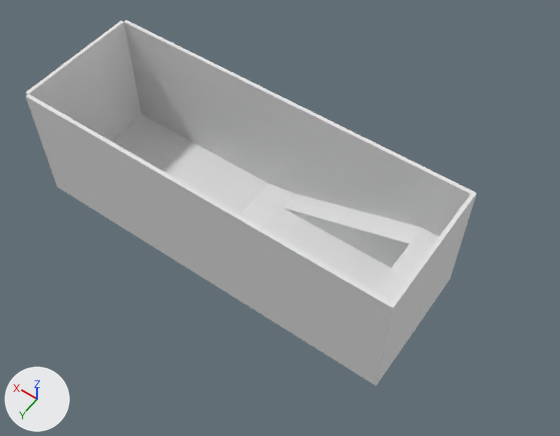
What one commit did to the glTF model resources/game/0_hall.gltf.
The view is the same before and after, from a camera (50 mm lens) standing at (-1765.0, 1498.0, 2647.0) and looking at (-673.0, -32.0, 243.0). The lights are fixed; the arrows at lower left show +X, +Y and +Z. Where no turn or scale is listed for an object, it has been applied to the vertices. Vertices at the same position are counted once.

In view in the first picture: 'entity0_brush0', 'entity0_brush1', 'entity0_brush2', 'entity0_brush3', 'entity0_brush4', 'entity0_brush5', 'entity0_brush6', 'entity0_brush7', 'entity0_brush9'.
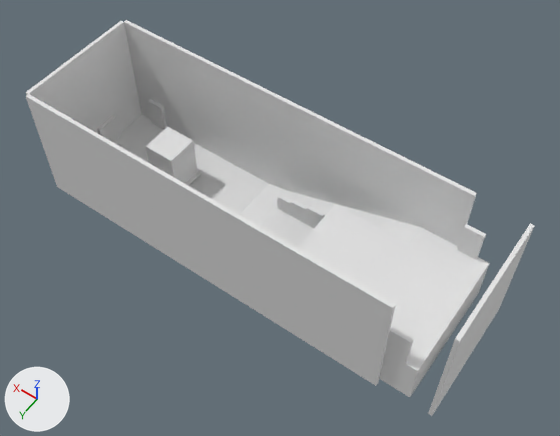
Pixel boxes (x1, y1, x2, y2) of what changed, in the pictures (560 x 436 px):
'entity0_brush7', reshaped
    before: (283, 194, 422, 268)
    after: (373, 228, 490, 397)
'entity0_brush5', mesh moved
    before: (379, 194, 475, 381)
    after: (428, 223, 535, 416)
'entity0_brush25', added
    after: (298, 204, 409, 291)
'entity0_brush9', mesh rescaled
    before: (373, 228, 439, 302)
    after: (457, 224, 486, 260)
'entity0_brush34', added
    after: (146, 127, 197, 183)
'entity0_brush10', added
    after: (385, 327, 414, 363)
'entity0_brush30', added
    after: (280, 201, 319, 228)
'entity0_brush29', added
    after: (278, 195, 321, 222)
'entity0_brush31', added
    after: (290, 199, 322, 220)
'entity0_brush32', added
    after: (306, 206, 324, 219)
'entity0_brush35', added
    after: (185, 172, 200, 186)
'entity0_brush3', unchanged, covered by the edit
    before: (261, 192, 391, 291)
    after: (261, 208, 314, 248)
'entity0_brush24', unchanged, uncovered by the edit
    after: (287, 192, 422, 244)

The change, as a list of edits to the scene's bpy script:
```text
Change me_entity0_brush5_001:
    where me_entity0_brush5_001.from_pydata(...)  # 8 vertices, 12 faces; spans x -1312.0..-1296.0, y -304.0..240.0, z 16.0..560.0
    me_entity0_brush5_001 part 1: the whole mesh is moved by (-224.0, 0.0, 0.0)
Change me_entity0_brush7_001:
    remove me_entity0_brush7_001.from_pydata(...)  # 6 vertices, 8 faces; spans x -1152.0..-560.0, y -304.0..-208.0, z 48.0..256.0
    add me_entity0_brush7_001.from_pydata(...)  # 8 vertices, 12 faces; spans x -1440.0..-1152.0, y -304.0..240.0, z 48.0..256.0
    me_entity0_brush7_001 part 2
    4 vertices are removed from x -1152.0..-560.0, y -304.0..-208.0, z 48.0..256.0
    8 faces are deleted
    6 vertices are added at (-1440.0, 240.0, 48.0), (-1440.0, -304.0, 48.0), (-1152.0, 240.0, 48.0), (-1440.0, -304.0, 256.0), (-1440.0, 240.0, 256.0), (-1152.0, 240.0, 256.0)
    12 new faces join them
Change me_entity0_brush9_001:
    where me_entity0_brush9_001.from_pydata(...)  # 8 vertices, 12 faces; spans x -1296.0..-1152.0, y -304.0..240.0, z 48.0..256.0
    me_entity0_brush9_001 part 3: the whole mesh is scaled about its middle by (0.556, 0.0294, 0.692), then moved by (-128.0, -264.0, 176.0)
Add me_entity0_brush32:
    me_entity0_brush32.from_pydata([(-816.0, -192.0, 144.0), (-816.0, -208.0, 144.0), (-816.0, -208.0, 160.0), (-816.0, -192.0, 160.0), (-696.0, -208.0, 160.0), (-688.0, -208.0, 144.0), (-688.0, -192.0, 144.0), (-696.0, -192.0, 160.0)], [], [(0, 1, 2), (0, 2, 3), (4, 2, 1), (4, 1, 5), (5, 1, 0), (5, 0, 6), (7, 3, 2), (7, 2, 4), (6, 0, 3), (6, 3, 7), (7, 4, 5), (7, 5, 6)])
    me_entity0_brush32.materials.append(mat_tb_empty_002)  # its picture is missing
Add me_entity0_brush31:
    me_entity0_brush31.from_pydata([(-816.0, -192.0, 128.0), (-816.0, -208.0, 128.0), (-816.0, -208.0, 144.0), (-816.0, -192.0, 144.0), (-616.0, -208.0, 144.0), (-608.0, -208.0, 128.0), (-608.0, -192.0, 128.0), (-616.0, -192.0, 144.0)], [], [(0, 1, 2), (0, 2, 3), (4, 2, 1), (4, 1, 5), (5, 1, 0), (5, 0, 6), (7, 3, 2), (7, 2, 4), (6, 0, 3), (6, 3, 7), (7, 4, 5), (7, 5, 6)])
    me_entity0_brush31.materials.append(mat_tb_empty_002)  # its picture is missing
Add me_entity0_brush29:
    me_entity0_brush29.from_pydata([(-816.0, -192.0, 112.0), (-816.0, -208.0, 112.0), (-816.0, -208.0, 128.0), (-816.0, -192.0, 128.0), (-552.0, -208.0, 128.0), (-544.0, -208.0, 112.0), (-544.0, -192.0, 112.0), (-552.0, -192.0, 128.0)], [], [(0, 1, 2), (0, 2, 3), (4, 2, 1), (4, 1, 5), (5, 1, 0), (5, 0, 6), (7, 3, 2), (7, 2, 4), (6, 0, 3), (6, 3, 7), (7, 4, 5), (7, 5, 6)])
    me_entity0_brush29.materials.append(mat_tb_empty_002)  # its picture is missing
Add ob_entity0_brush35:
    ob_entity0_brush35 = bpy.data.objects.new('entity0_brush35', me_entity0_brush35)  # a box spanning x -144.0..-128.0, y -160.0..-16.0, z 32.0..40.0; in mat_tb_empty_002 (its picture is missing)
    ob_entity0_brush35.location = (0.0, 0.0, 0.0)
Add ob_entity0_brush34:
    ob_entity0_brush34 = bpy.data.objects.new('entity0_brush34', me_entity0_brush34)  # a box spanning x -128.0..16.0, y -160.0..-16.0, z 16.0..240.0; in mat_tb_empty_002 (its picture is missing)
    ob_entity0_brush34.location = (0.0, 0.0, 0.0)
Add ob_entity0_brush32:
    ob_entity0_brush32 = bpy.data.objects.new('entity0_brush32', me_entity0_brush32)
    ob_entity0_brush32.location = (0.0, 0.0, 0.0)
Add ob_entity0_brush31:
    ob_entity0_brush31 = bpy.data.objects.new('entity0_brush31', me_entity0_brush31)
    ob_entity0_brush31.location = (0.0, 0.0, 0.0)
Add ob_entity0_brush30:
    ob_entity0_brush30 = bpy.data.objects.new('entity0_brush30', me_entity0_brush30)  # a box spanning x -816.0..-560.0, y -208.0..-192.0, z 48.0..112.0; in mat_tb_empty_002 (its picture is missing)
    ob_entity0_brush30.location = (0.0, 0.0, 0.0)
Add ob_entity0_brush29:
    ob_entity0_brush29 = bpy.data.objects.new('entity0_brush29', me_entity0_brush29)
    ob_entity0_brush29.location = (0.0, 0.0, 0.0)
Add ob_entity0_brush25:
    ob_entity0_brush25 = bpy.data.objects.new('entity0_brush25', me_entity0_brush25)  # a box spanning x -1152.0..-816.0, y -208.0..128.0, z 240.0..256.0; in mat_tb_empty_002 (its picture is missing)
    ob_entity0_brush25.location = (0.0, 0.0, 0.0)
Add ob_entity0_brush10:
    ob_entity0_brush10 = bpy.data.objects.new('entity0_brush10', me_entity0_brush10)  # a box spanning x -1392.0..-1312.0, y 224.0..240.0, z 256.0..400.0; in mat_tb_empty_002 (its picture is missing)
    ob_entity0_brush10.location = (0.0, 0.0, 0.0)
```
